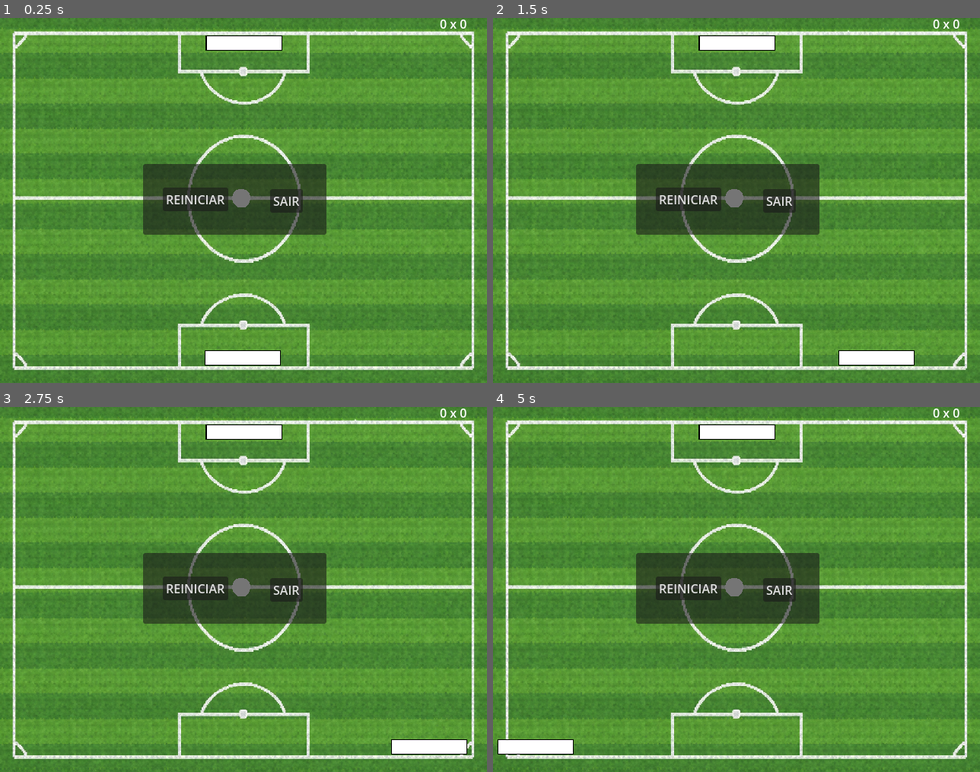
Above: before the commit, frames 1-4 (two rows, left to right).
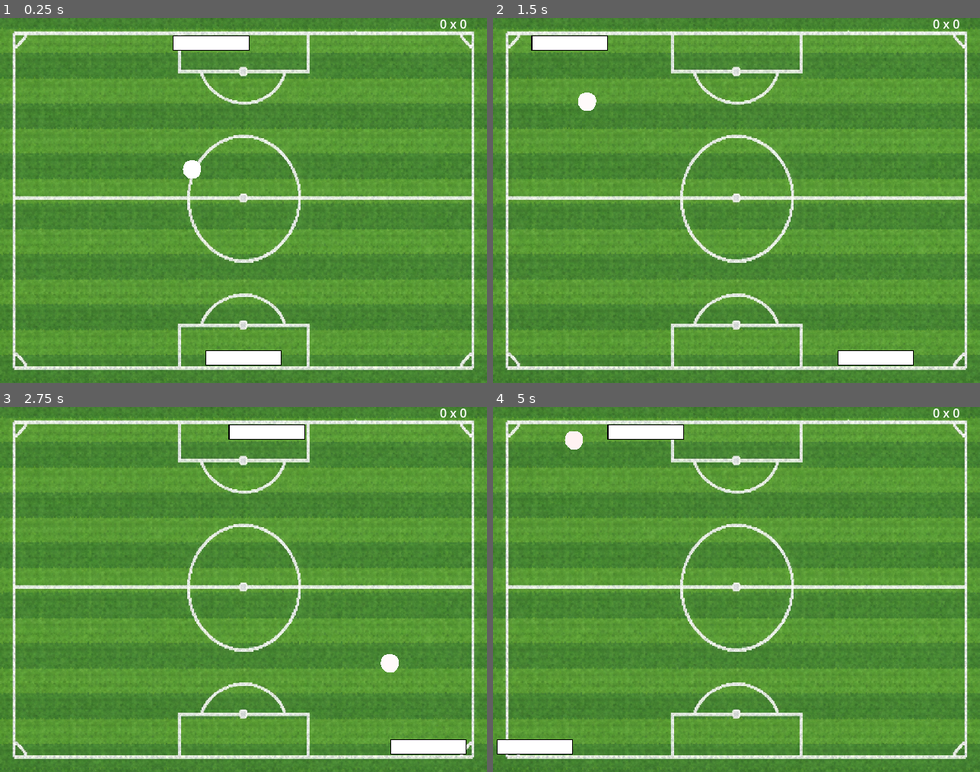
Above: after the commit, the same moments.

Repository: fabiolrodriguez/pong
Game: Godot game, scene res://pong.tscn
Same seed, same stepped clock (60 frames per second), same inputs: the game is played once before the commit and once after it.
Inputs:
- Up to frame 1 (0.25 s): no input
- Up to frame 2 (1.5 s): hold Right (ui_right) 0.53-1.28 s; hold Left (ui_left) from 1.28 s (still down)
- Up to frame 3 (2.75 s): release Left (ui_left) at 2.03 s; hold Right (ui_right) from 2.03 s (still down)
- Up to frame 4 (5 s): release Right (ui_right) at 3.53 s; hold Left (ui_left) from 3.53 s (still down)

The runs differ from the first frame. In frame 1, 7.9% of the frame differs, in the area x 29-68%, y 4-96%; in frame 2, 8.8%, in the area x 7-87%, y 4-96%; in frame 3, 7.9%; in frame 4, 8.8%.
Error before the commit: Parse Error: Function "atualizar_placar" has the same name as a previously declared function. (res://ball_2d.gd:49)

Commit message:
visual and sound improvements, change ball speed

Diff:
--- a/ball_2d.gd
+++ b/ball_2d.gd
@@ -10,41 +10,20 @@
 @onready var hit_goal = $AudioStreamPlayerGoal
 @onready var hit_victory = $AudioStreamPlayerVictory
 @onready var hit_lose = $AudioStreamPlayerLose
+@onready var ball = $colisor/Polygon2D
 @export var speed_increment = 8.0
 @export var max_speed = 320.0
 @export var min_vertical_ratio = 0.35
 
 var gols_player = 0
 var gols_enemy = 0
+var red_level = 0.0
 
 func _ready():
 	velocity = Vector2(1,1).normalized() * speed
 	start_position = global_position
+	victory_panel.visible = false
 	reset_ball()
-
-func atualizar_placar():
-	placar.text = "%s x %s" % [gols_player, gols_enemy]
-
-func reset_ball():
-	# volta para a posição inicial
-	global_position = start_position
-
-	# define nova direção
-	velocity = Vector2(1,1).normalized() * speed
-
-func checar_vitoria():
-
-	if gols_player >= 5:
-		winner.text = "VOCÊ VENCEU"
-		get_tree().paused = true
-
-	if gols_enemy >= 5:
-		winner.text = "ADVERSÁRIO VENCEU"
-		get_tree().paused = true
-	randomize()
-	start_position = global_position
-	reset_ball()
-	victory_panel.visible = false
 
 func atualizar_placar():
 	placar.text = "%s x %s" % [gols_player, gols_enemy]
@@ -52,10 +31,12 @@
 func reset_ball():
 	global_position = start_position
 
-	var dir_x = [-1, 1].pick_random()
+	var dir_x = [-0.6, 0.6].pick_random()
 	var dir_y = randf_range(-0.6, 0.6)
 
 	var dir = Vector2(dir_x, dir_y).normalized()
+
+	ball.modulate = Color(1, 1, 1, 1)
 
 	speed = 300
 
@@ -105,16 +86,18 @@
 		#velocity = velocity.bounce(collision.get_normal())
 		var collider = collision.get_collider()
 		hit_sound.play()
-		if collider and collider.is_in_group("paddle"):
-			speed = min(speed + speed_increment, max_speed)
-			var camera = get_tree().get_first_node_in_group("main_camera")
-			if camera:
-				camera.shake(5.0)
+		if collider.name == "player":
+			#speed = min(speed + speed_increment, max_speed)
+			collider.flash_hit()
 
-		speed = speed + 20
+		speed = speed + 30
 		velocity = velocity.bounce(collision.get_normal()).normalized() * speed
 		global_position += collision.get_normal() * 4.0
 		posicao = global_position
+
+		red_level += 0.01
+		red_level = clamp(red_level, 0, 1)
+		ball.modulate = Color(1, 1 - red_level, 1 - red_level)
 
 		if collider.name == "gol_enemy":
 			gols_player = gols_player + 1
--- a/character_body_2d.gd
+++ b/character_body_2d.gd
@@ -2,6 +2,15 @@
 extends CharacterBody2D
 
 @export var speed = 400
+@onready var player = get_node("./Sprite2D")
+
+func flash_hit():
+
+	player.modulate = Color(0.844, 0.747, 0.402, 1.0)
+
+	await get_tree().create_timer(0.2).timeout
+
+	player.modulate = Color(1.0, 1.0, 1.0, 1.0)
 
 func _physics_process(delta):
 
--- a/gol.gd
+++ b/gol.gd
@@ -1,31 +1,11 @@
 extends Node2D
 
 @onready var ball = $ball2D
+@onready var bg = $bg
 
 var score_player = 0
 var score_enemy = 0
 
-func _physics_process(delta):
-
-	# gol do player (bola passou o enemy)
-	if ball.position.y < -240:
-		score_player += 1
-		reset_ball()
-
-	# gol do enemy (bola passou o player)
-	if ball.position.y > 240:
-		score_enemy += 1
-		reset_ball()
-
-	#print("Player: ", score_player, "Enemy: ", score_enemy)
-
-func reset_ball():
-
-	ball.position = Vector2(316,255)
-
-	var dir = Vector2(
-		randf_range(-1,1),
-		randf_range(-1,1)
-	).normalized()
-
-	ball.velocity = dir * ball.speed
+func _ready():
+	bg.volume_db = -10
+	bg.play()
--- a/player.tscn
+++ /dev/null
@@ -1,21 +0,0 @@
-[gd_scene format=3 uid="uid://b0nv0qmpemoof"]
-
-[ext_resource type="Texture2D" uid="uid://ck1j5nuhcu8t6" path="res://assets/bar.png" id="1_4flbx"]
-[ext_resource type="Script" uid="uid://on4rqb4tmuid" path="res://character_body_2d.gd" id="1_onrkg"]
-
-[sub_resource type="RectangleShape2D" id="RectangleShape2D_onrkg"]
-size = Vector2(100, 20)
-
-[node name="player" type="Node2D" unique_id=1171382406]
-
-[node name="CharacterBody2D" type="CharacterBody2D" parent="." unique_id=1432988777]
-collision_layer = 2
-collision_mask = 5
-script = ExtResource("1_onrkg")
-
-[node name="colisor" type="CollisionShape2D" parent="CharacterBody2D" unique_id=2100925205]
-light_mask = 2
-shape = SubResource("RectangleShape2D_onrkg")
-
-[node name="Sprite2D" type="Sprite2D" parent="CharacterBody2D" unique_id=562748540]
-texture = ExtResource("1_4flbx")
--- a/pong.tscn
+++ b/pong.tscn
@@ -2,7 +2,6 @@
 
 [ext_resource type="Texture2D" uid="uid://ps8um4jrwfvb" path="res://assets/background.png" id="1_8w31r"]
 [ext_resource type="Script" uid="uid://dussi44vhumti" path="res://gol.gd" id="1_ludyb"]
-[ext_resource type="PackedScene" uid="uid://b0nv0qmpemoof" path="res://player.tscn" id="2_4opyw"]
 [ext_resource type="Script" uid="uid://dse8ocd07qu0p" path="res://ball_2d.gd" id="3_eipaa"]
 [ext_resource type="Script" uid="uid://dpfq02nio54r3" path="res://enemy.gd" id="4_ludyb"]
 [ext_resource type="Texture2D" uid="uid://ck1j5nuhcu8t6" path="res://assets/bar.png" id="5_trlu6"]
@@ -14,6 +13,8 @@
 [ext_resource type="Texture2D" uid="uid://d0ool8ruqmu5f" path="res://assets/ui_buttons_arrow_right_PRESSED.png" id="12_q7yeg"]
 [ext_resource type="Texture2D" uid="uid://de6tl0c3k1f2d" path="res://assets/ui_buttons_arrow_left_NORMAL.png" id="13_i4tco"]
 [ext_resource type="Texture2D" uid="uid://lic6ssgj3ov8" path="res://assets/ui_buttons_arrow_left_PRESSED.png" id="14_46yiu"]
+[ext_resource type="Script" uid="uid://on4rqb4tmuid" path="res://character_body_2d.gd" id="14_b45as"]
+[ext_resource type="AudioStream" uid="uid://dtldy6uii6p5x" path="res://assets/bg.mp3" id="15_q7yeg"]
 
 [sub_resource type="RectangleShape2D" id="RectangleShape2D_8w31r"]
 size = Vector2(4, 479)
@@ -28,6 +29,9 @@
 radius = 12.165525
 
 [sub_resource type="LabelSettings" id="LabelSettings_ludyb"]
+
+[sub_resource type="RectangleShape2D" id="RectangleShape2D_q7yeg"]
+size = Vector2(100, 20)
 
 [node name="world" type="Node2D" unique_id=1549769744]
 script = ExtResource("1_ludyb")
@@ -93,11 +97,6 @@
 collision_layer = 4
 collision_mask = 7
 script = ExtResource("3_eipaa")
-speed = null
-posicao = null
-speed_increment = null
-max_speed = null
-min_vertical_ratio = null
 
 [node name="colisor" type="CollisionShape2D" parent="ball2D" unique_id=2145450171]
 light_mask = 8
@@ -125,9 +124,6 @@
 process_mode = 2
 stream = ExtResource("9_bb6i3")
 area_mask = 2
-
-[node name="player" parent="." unique_id=1171382406 instance=ExtResource("2_4opyw")]
-position = Vector2(319, 447)
 
 [node name="CanvasLayer" type="CanvasLayer" parent="." unique_id=421965514]
 
@@ -190,5 +186,22 @@
 action = "ui_left"
 visibility_mode = 1
 
+[node name="player" type="CharacterBody2D" parent="." unique_id=847189703]
+collision_layer = 2
+collision_mask = 5
+script = ExtResource("14_b45as")
+
+[node name="colisor" type="CollisionShape2D" parent="player" unique_id=1103338228 groups=["paddle"]]
+light_mask = 2
+position = Vector2(321, 446)
+shape = SubResource("RectangleShape2D_q7yeg")
+
+[node name="Sprite2D" type="Sprite2D" parent="player" unique_id=1803505065]
+position = Vector2(320, 447)
+texture = ExtResource("5_trlu6")
+
+[node name="bg" type="AudioStreamPlayer2D" parent="." unique_id=704719085]
+stream = ExtResource("15_q7yeg")
+
 [connection signal="pressed" from="CanvasLayer2/VictoryPanel/QuitButton" to="ball2D" method="_on_quit_button_pressed"]
 [connection signal="pressed" from="CanvasLayer2/VictoryPanel/RestartButton" to="ball2D" method="_on_restart_button_pressed"]
Not shown, added: assets/bg.mp3.import
Not shown, added: .DS_Store
Not shown, added: assets/bg.mp3
Not shown, changed: build/index.html
Not shown, changed: build/index.pck
Not shown, changed: build/pong.zip
Not shown, added: build/pong.zip.bkp.zip
